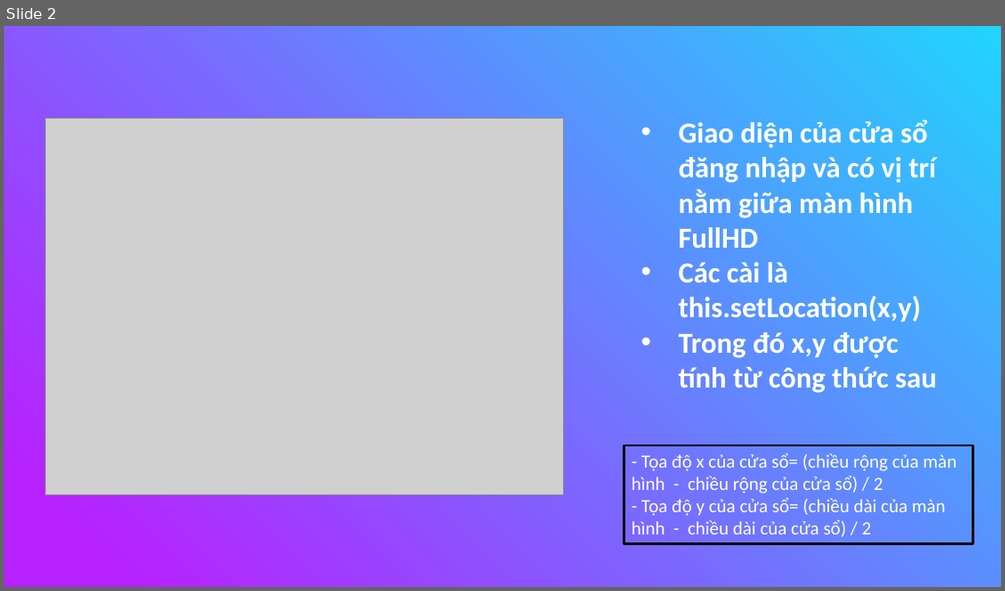
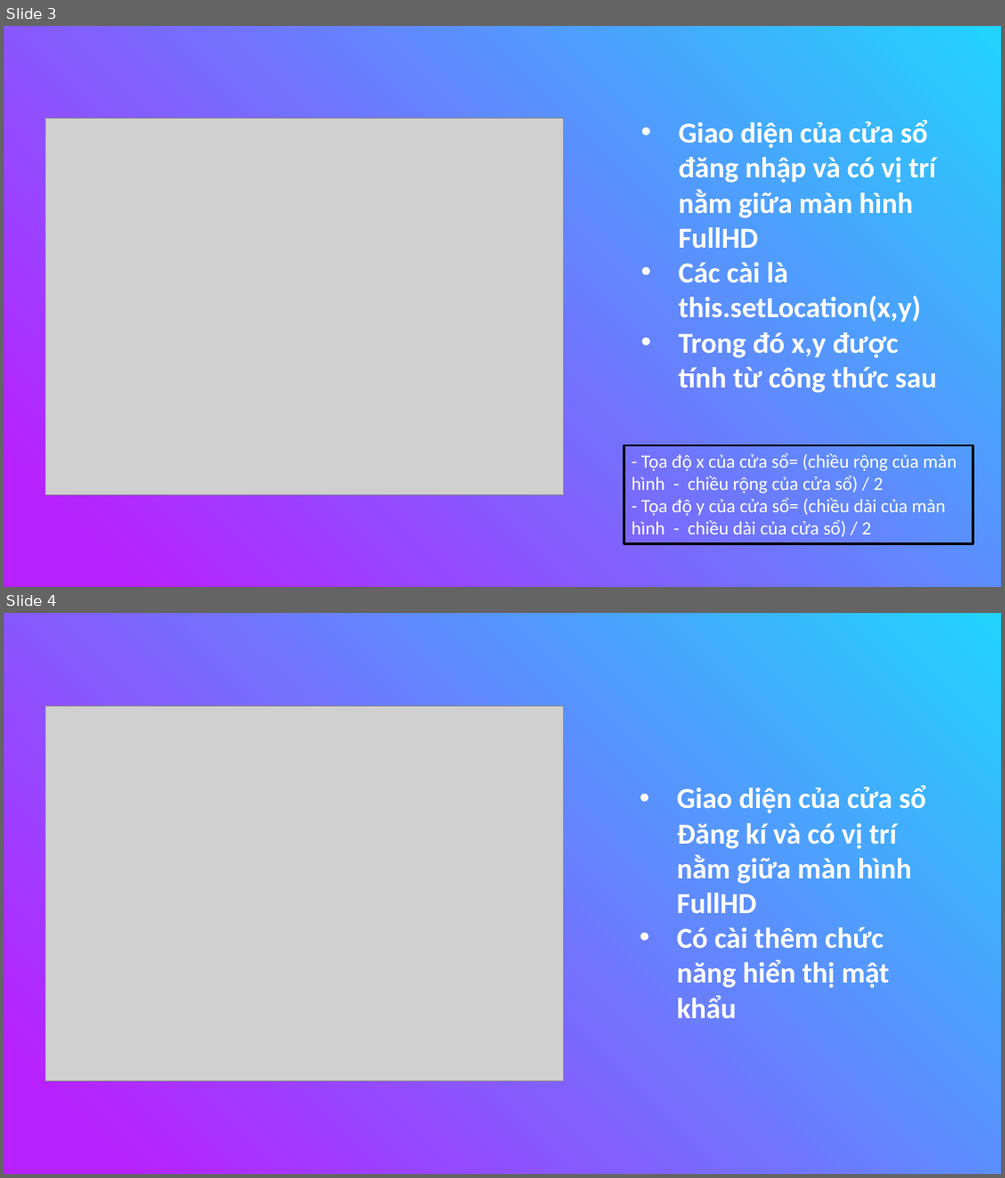
Before and after one commit to nguyenduydan/63133615_AndroidProgramming, a slide deck: KTGK_63133615/KTGK_63133615.pptx. Shown one above the other, each under a label of ours: slide 2 before the commit, slides 3 and 4 after it. The pictures are 1005x591 and 1005x1178 pixels, drawn with LibreOffice and Linux fonts; fonts in the diff are those of the drawing; grey boxes stand for pictures. Boxes give left, top, right and bottom in pixels: in the first picture for what was removed or moved away, otherwise in the second. Text is boxed around its words. In the diff, an @@ line names an element or a change of style, - is before the commit and + after.

```diff
--- a/KTGK_63133615/KTGK_63133615.pptx
+++ b/KTGK_63133615/KTGK_63133615.pptx
@@ slide 4 added at (4,613,1001,1174), background gradient #21D4FD to #B721FF @@
@@ picture added at (45,706,563,1081) @@
@@ text added at (677,785,926,1018), 28 pt, text #FFFFFF, bold @@
+• Giao diện của cửa sổ Đăng kí và có vị trí nằm giữa màn hình FullHD
+• Có cài thêm chức năng hiển thị mật khẩu
@@ what was slide 2 is now slide 3 @@
```
Also in this commit, not shown: 10 other slides added.
